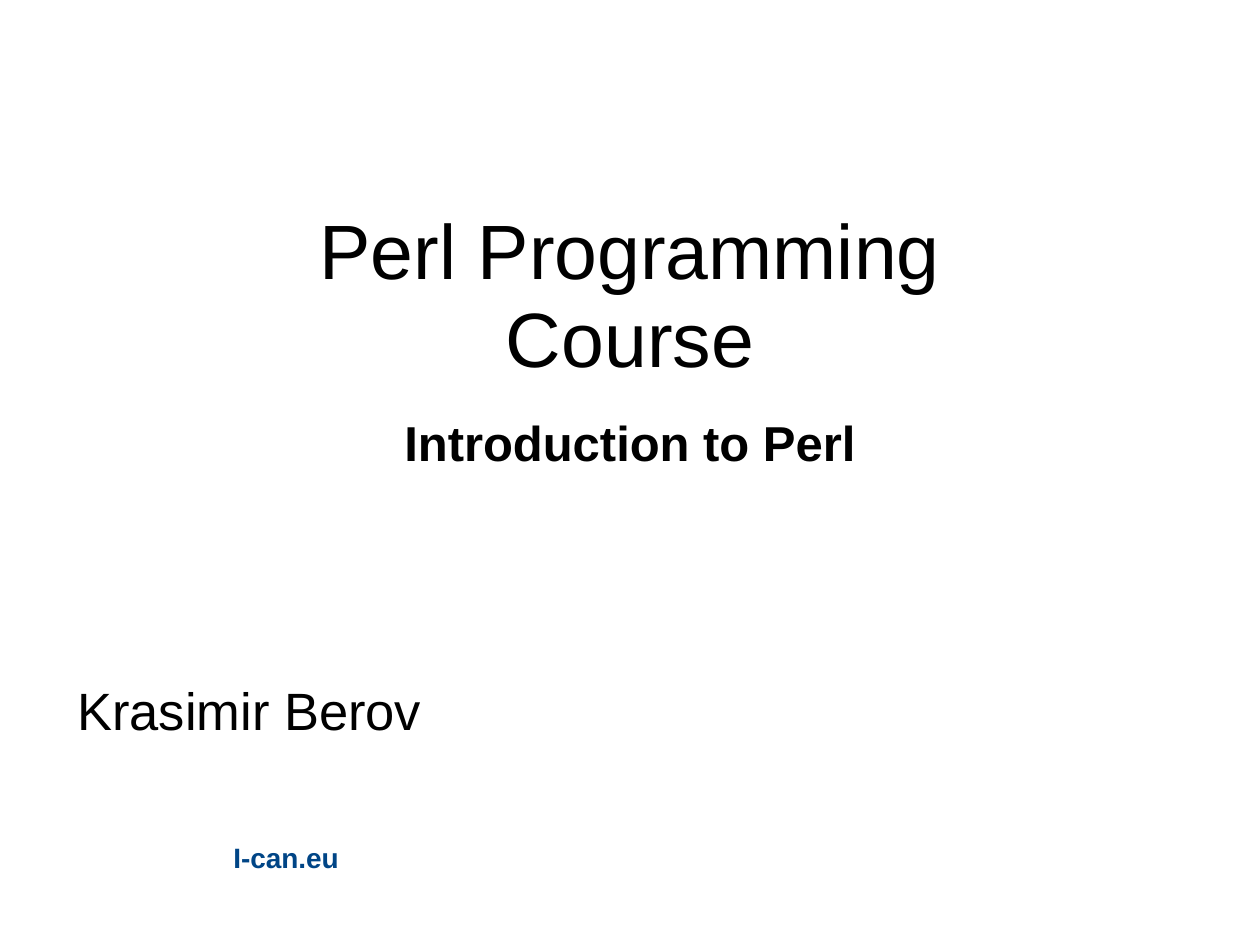
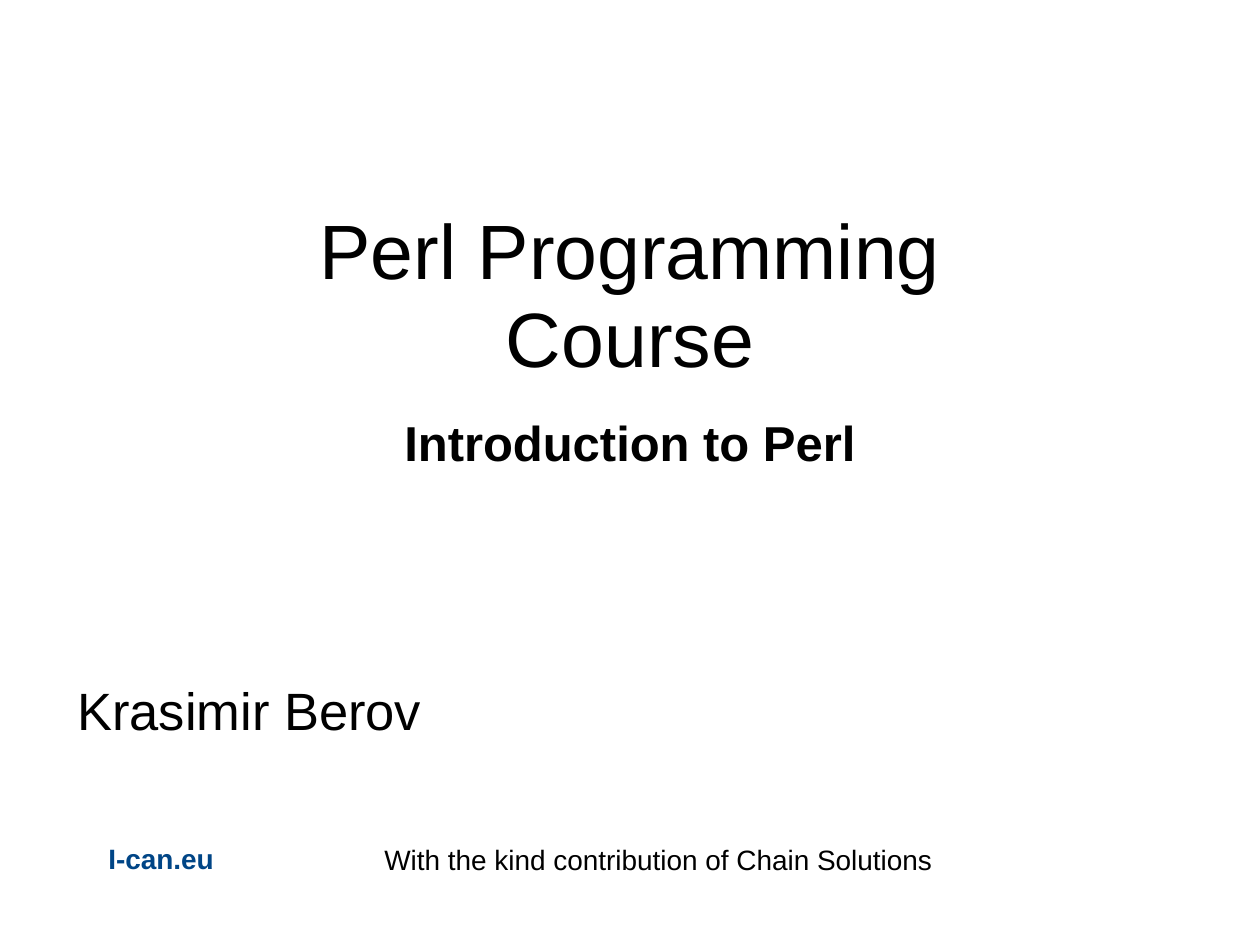
Before and after one commit to kberov/PerlProgrammingCourse, a slide deck: slide 1 of 01_intro.odp. Drawn at 1260x945 pixels with LibreOffice and Linux fonts; fonts in the diff are those of the drawing; background and template pictures are left out. Boxes give left, top, right and bottom in pixels: in the first picture for what was removed or moved away, otherwise in the second. Text is boxed around its words. In the diff, an @@ line names an element or a change of style, - is before the commit and + after.

```diff
--- a/01_intro.odp
+++ b/01_intro.odp
@@ text "I-can.eu" moved from (x1=233, y1=848, x2=338, y2=869) to (x1=108, y1=849, x2=213, y2=870) @@
@@ text "I-can.eu" at (x1=108, y1=849, x2=213, y2=870): line spacing 1.04 to 1; more space between paragraphs @@
@@ text added at (x1=384, y1=849, x2=932, y2=871), 16 pt, text #000000 @@
+With the kind contribution of Chain Solutions
```
Also in this commit, not shown: 5 other slides changed, 1 other file.
